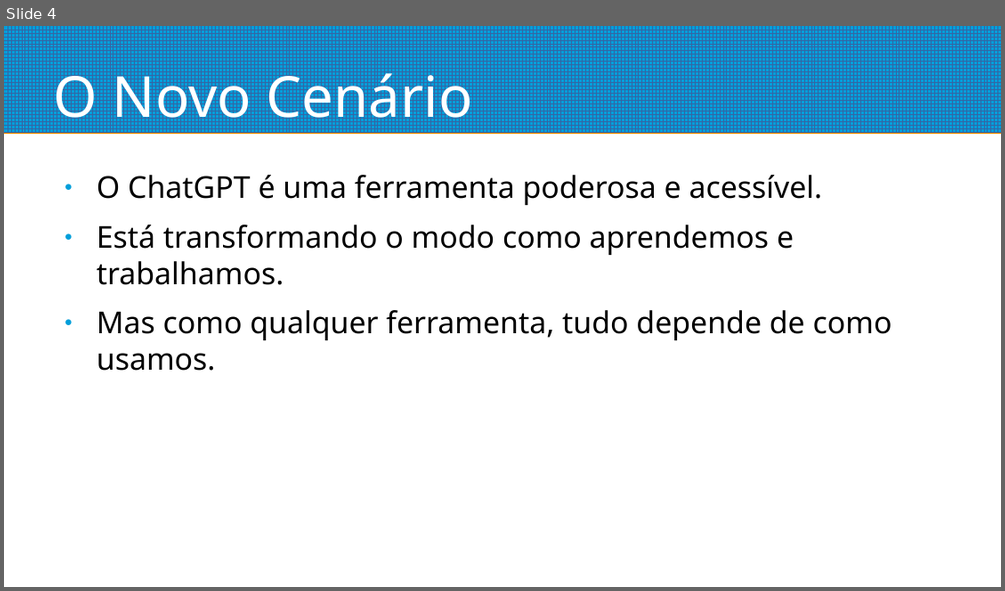
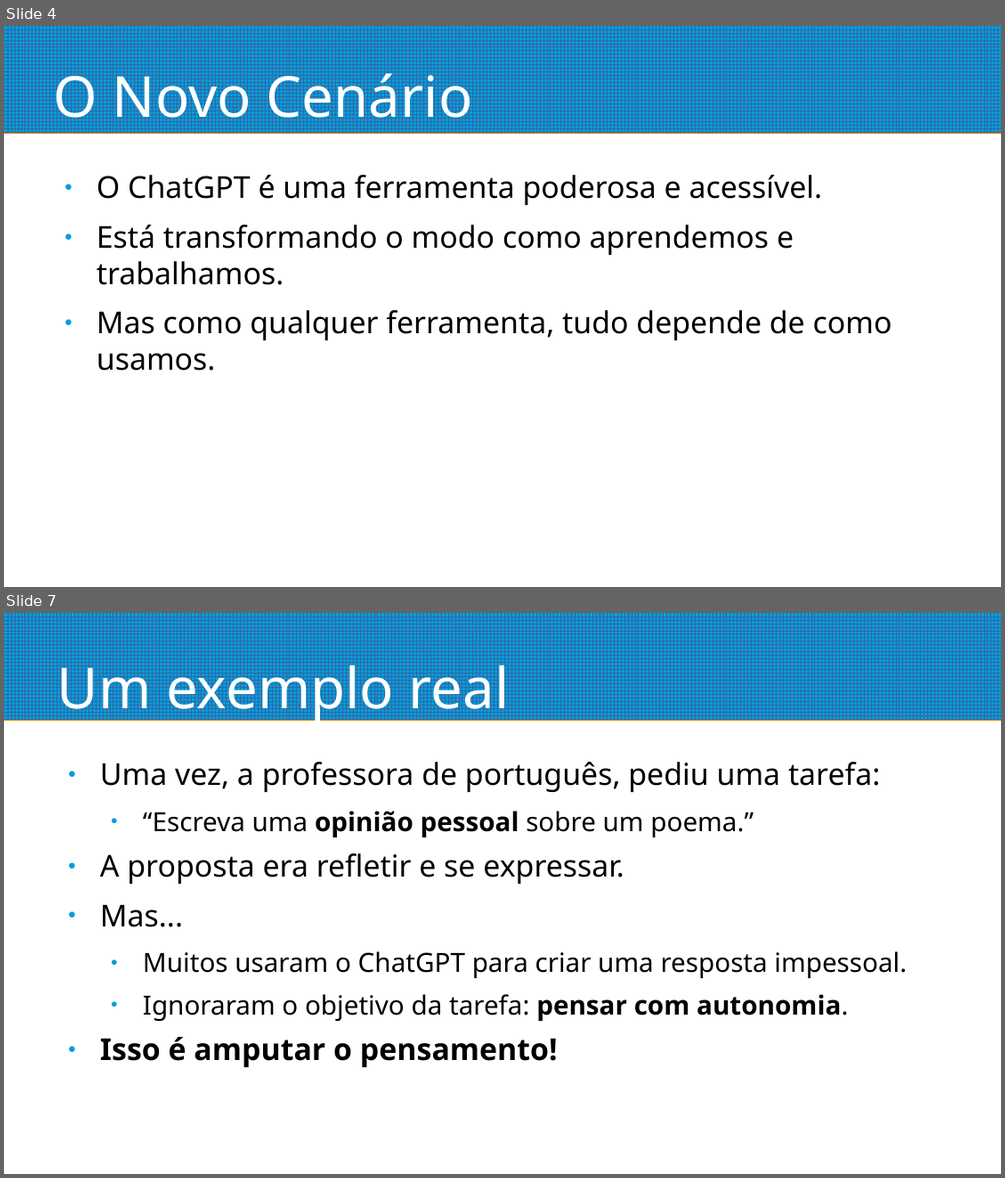
Before and after one commit to pedrosiqueira/ifmsjs, a slide deck: sveltekit-avançado/LLMs.odp. Shown one above the other, each under a label of ours: slide 4 before the commit, slides 4 and 7 after it; the slides between them are not shown. The pictures are 1005x591 and 1005x1178 pixels, drawn with LibreOffice and Linux fonts; fonts in the diff are those of the drawing. Boxes give left, top, right and bottom in pixels: in the first picture for what was removed or moved away, otherwise in the second. Text is boxed around its words. In the diff, an @@ line names an element or a change of style, - is before the commit and + after.

```diff
--- a/sveltekit-avançado/LLMs.odp
+++ b/sveltekit-avançado/LLMs.odp
@@ slide 7 added at (4,613,1001,1174), background #FFFFFF; not listed: 1 template element that a slide beside it also shows @@
@@ title added at (57,655,510,723), 45 pt, text #FFFFFF @@
+Um exemplo real
@@ text added at (100,762,906,1067), 21 pt, text #000000 @@
+● Uma vez, a professora de português, pediu uma tarefa:
+  ● “Escreva uma opinião pessoal sobre um poema.”
+● A proposta era refletir e se expressar.
+● Mas...
+  ● Muitos usaram o ChatGPT para criar uma resposta impessoal.
+  ● Ignoraram o objetivo da tarefa: pensar com autonomia.
+● Isso é amputar o pensamento!
```
Also in this commit, not shown: 8 other slides added, 2 slides removed.
